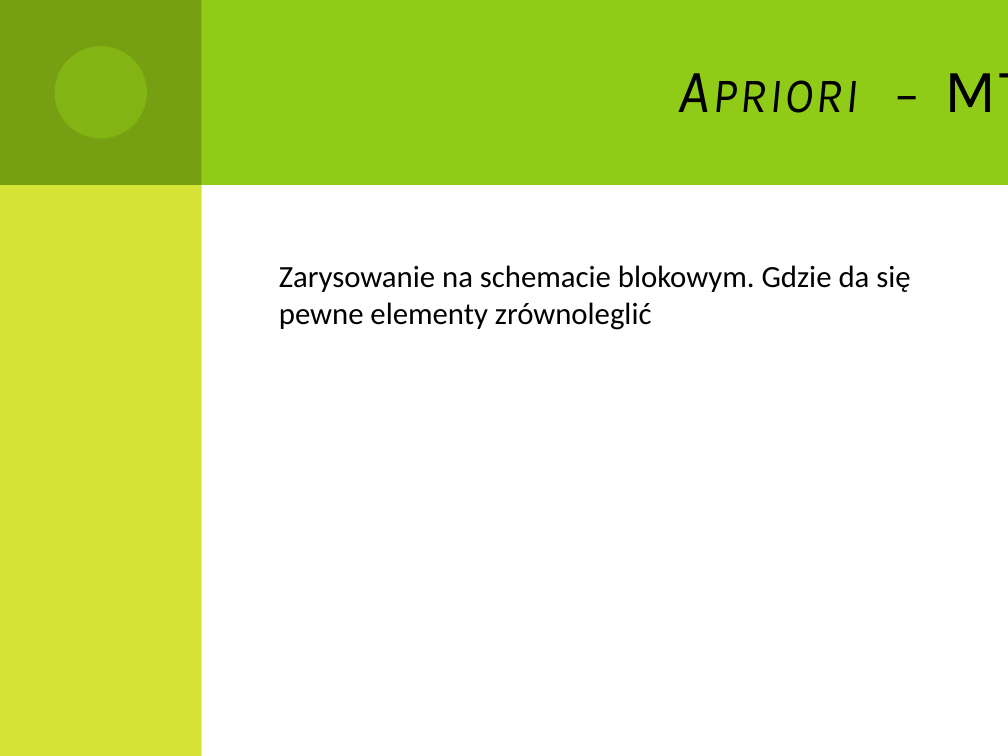
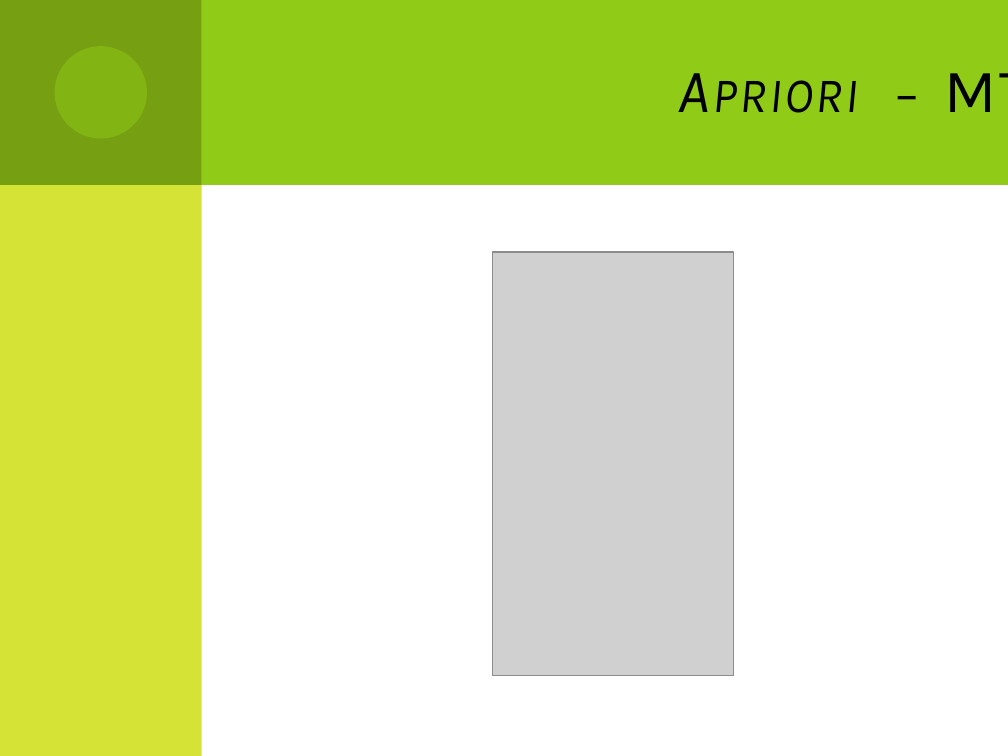
Before and after one commit to Dzess/DMARF, a slide deck: slide 15 of presentation/GPGPU_in_data_minig.pptx (slide 10 before the commit). Drawn at 1008x756 pixels with LibreOffice and Linux fonts; fonts in the diff are those of the drawing; grey boxes stand for pictures. Boxes give left, top, right and bottom in pixels: in the first picture for what was removed or moved away, otherwise in the second. Text is boxed around its words. In the diff, an @@ line names an element or a change of style, - is before the commit and + after.

```diff
--- a/presentation/GPGPU_in_data_minig.pptx
+++ b/presentation/GPGPU_in_data_minig.pptx
@@ text removed at [279,265,910,330] @@
-Zarysowanie na schemacie blokowym. Gdzie da się pewne elementy zrównoleglić
@@ picture added at [493,252,734,675] @@
```
Also in this commit, not shown: 4 other slides changed, 7 slides added, 1 slide removed.
